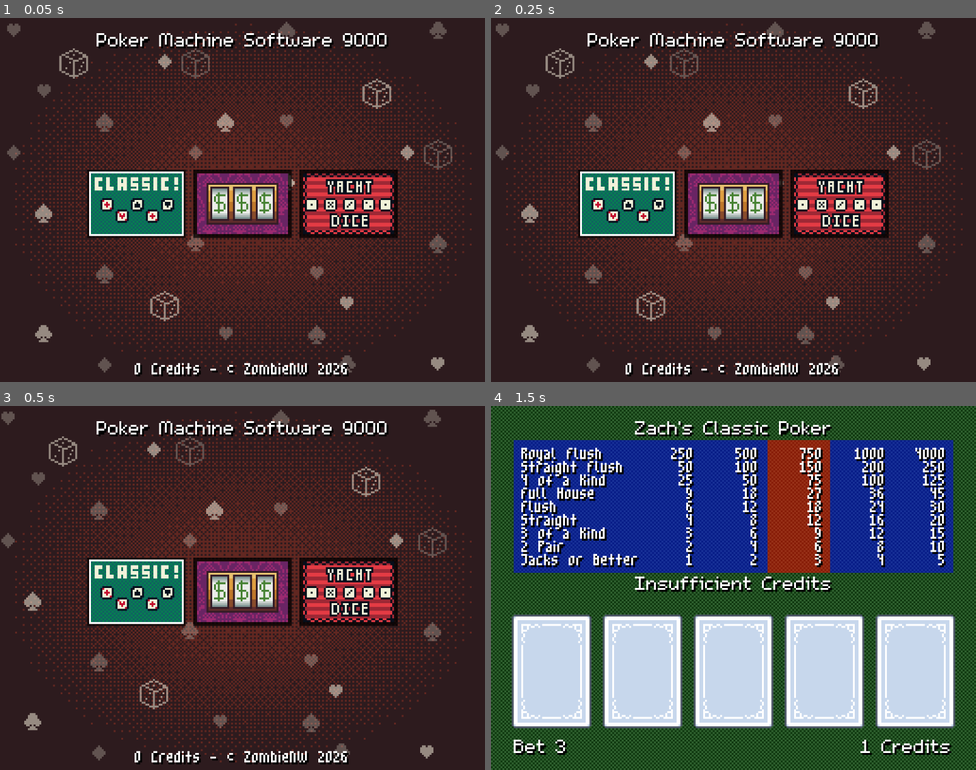
Above: before the commit, frames 1-4 (two rows, left to right).
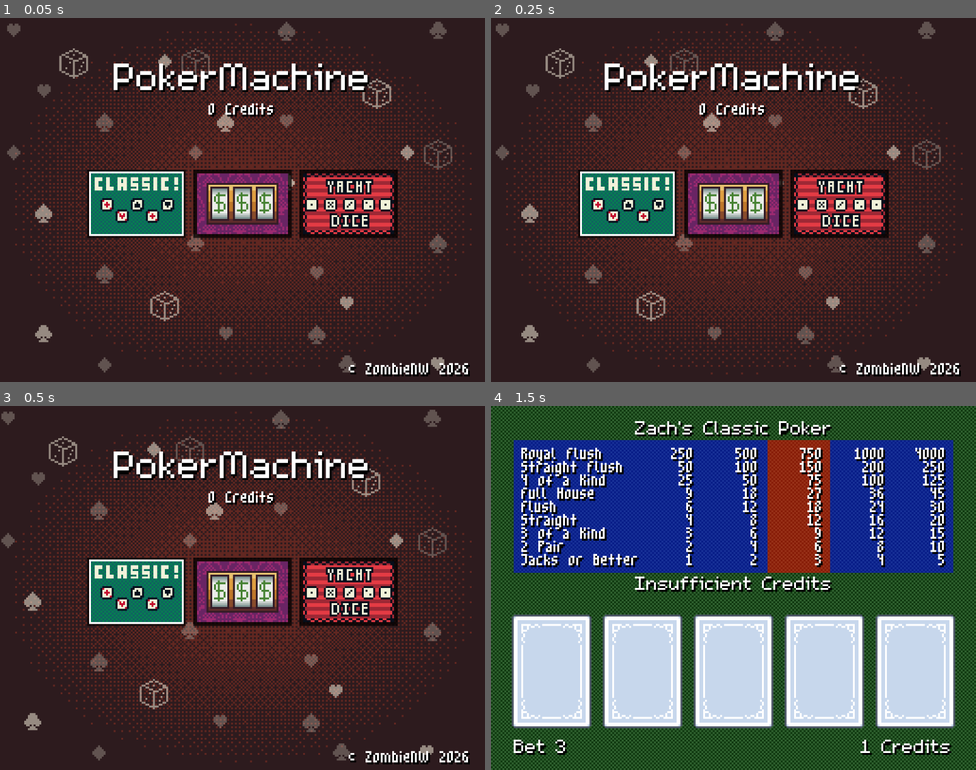
Above: after the commit, the same moments.

Repository: ZombieNW/PokerMachine
Game: Godot game, scene res://main_menu/main_menu.tscn
Same seed, same stepped clock (60 frames per second), same inputs: the game is played once before the commit and once after it.
Inputs (mouse positions are in pixels of both pictures, inside the frame that each line leads up to):
- Up to frame 1 (0.05 s): no input
- Up to frame 2 (0.25 s): no input
- Up to frame 3 (0.5 s): no input
- Up to frame 4 (1.5 s): tap Enter (deal_draw) at 0.5 s; move the mouse to (626, 591) at 0.52 s; hold C (add_credit) 0.53-1.28 s; click (626, 591) at 0.67 s; tap B (bet) at 0.8, 1.35 s; tap Space at 1.25 s; move the mouse to (549, 671) at 1.27 s; click (549, 671) at 1.42 s

The runs differ from the first frame. In frame 1, 5.3% of the frame differs, in the area x 19-97%, y 4-99%; in frame 2, 5.3%; in frame 3, 5.4%; in frame 4, nothing differs.

Commit message:
Update Menu

Diff:
--- a/main_menu/main_menu.gd
+++ b/main_menu/main_menu.gd
@@ -28,7 +28,7 @@
 		update_state()
 
 func update_state() -> void:
-	%CreditsLabel.text = "%d Credits - © ZombieNW 2026" % Credit.get_credits()
+	%CreditsLabel.text = "%d Credits" % Credit.get_credits()
 	for game_icon in game_icons:
 			if game_icon == game_icons[selected_icon]:
 				game_icon.select()
--- a/main_menu/main_menu.tscn
+++ b/main_menu/main_menu.tscn
@@ -70,13 +70,14 @@
 anchors_preset = 10
 anchor_right = 1.0
 offset_left = 12.0
-offset_top = 4.0
+offset_top = 16.0
 offset_right = 244.0
-offset_bottom = 17.0
+offset_bottom = 42.000015
 grow_horizontal = 2
 size_flags_horizontal = 10
 theme_override_fonts/font = ExtResource("3_8ln24")
-text = "Poker Machine Software 9000"
+theme_override_font_sizes/font_size = 32
+text = "PokerMachine"
 horizontal_alignment = 1
 vertical_alignment = 1
 
@@ -86,13 +87,29 @@
 anchors_preset = 10
 anchor_right = 1.0
 offset_left = 12.0
+offset_top = 40.0
+offset_right = 244.00008
+offset_bottom = 53.00002
+grow_horizontal = 2
+size_flags_horizontal = 10
+theme_override_fonts/font = ExtResource("3_wu84c")
+text = "0 Credits"
+horizontal_alignment = 1
+vertical_alignment = 1
+
+[node name="CopyrightLabel" type="Label" parent="Menu" unique_id=2079498126]
+custom_minimum_size = Vector2(81.615, 0)
+anchors_preset = 10
+anchor_right = 1.0
+offset_left = 176.0
 offset_top = 177.0
-offset_right = 244.0
+offset_right = 257.615
 offset_bottom = 190.0
 grow_horizontal = 2
 size_flags_horizontal = 10
+size_flags_vertical = 8
 theme_override_fonts/font = ExtResource("3_wu84c")
-text = "0 Credits - © ZombieNW 2026"
+text = "© ZombieNW 2026"
 horizontal_alignment = 1
 vertical_alignment = 1
 
Binary file changed: main_menu/assets/bgcover.aseprite
